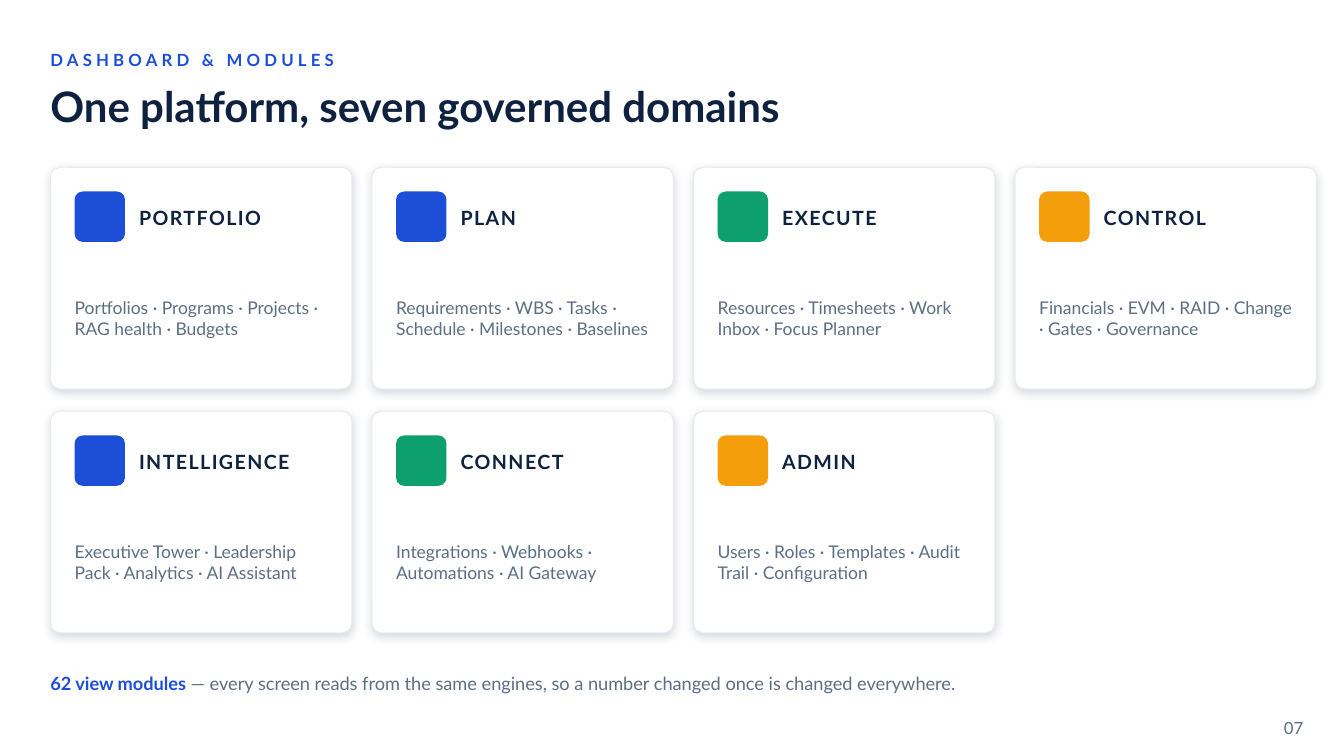
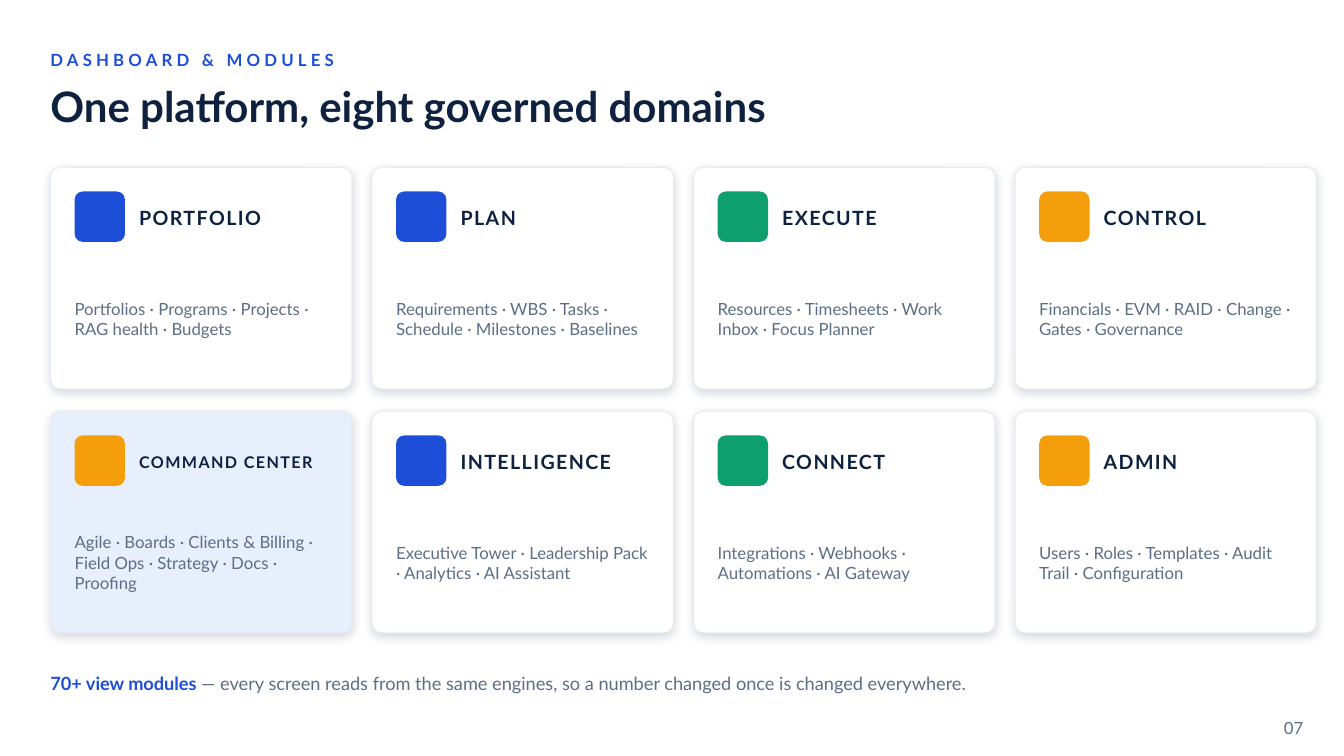
Before and after one commit to KesavSpartan/PM-Control-Tower, a slide deck: slide 7 of Important Documents/SALES-DECK.pptx. Drawn at 1344x756 pixels with LibreOffice and Linux fonts; fonts in the diff are those of the drawing. Boxes give left, top, right and bottom in pixels: in the first picture for what was removed or moved away, otherwise in the second. Text is boxed around its words. In the diff, an @@ line names an element or a change of style, - is before the commit and + after.

```diff
--- a/Important Documents/SALES-DECK.pptx
+++ b/Important Documents/SALES-DECK.pptx
@@ text at [50, 90, 766, 130]: text changed @@
-One platform, seven governed domains
+One platform, eight governed domains
@@ size 12.5 to 12 pt in 4 elements at [75, 302, 300, 338], [396, 302, 638, 335], [718, 302, 943, 335], [1039, 302, 1282, 335] @@
@@ rounded rectangle at [50, 411, 352, 633]: fill #FFFFFF to #E7EEFC @@
@@ rounded rectangle added at [1015, 411, 1317, 633], fill #FFFFFF, outline #E6EBF2 0.75 pt @@
@@ rounded rectangle at [75, 436, 125, 486]: fill #1D4ED8 to #F59E0B @@
@@ rounded rectangle at [396, 436, 447, 486]: fill #0E9F6E to #1D4ED8 @@
@@ rounded rectangle at [718, 436, 768, 486]: fill #F59E0B to #0E9F6E @@
@@ rounded rectangle added at [1040, 436, 1090, 486], fill #F59E0B @@
@@ text at [139, 456, 313, 468]: text changed; size 14 to 11.5 pt @@
-INTELLIGENCE
+COMMAND CENTER
@@ text at [461, 454, 611, 469]: text changed @@
-CONNECT
+INTELLIGENCE
@@ text at [782, 454, 885, 469]: text changed @@
-ADMIN
+CONNECT
@@ text added at [1104, 454, 1178, 469], 14 pt, text #0E2240, bold @@
+ADMIN
@@ text at [75, 535, 305, 592]: text changed; size 12.5 to 12 pt @@
-Executive Tower · Leadership Pack · Analytics · AI Assistant
+Agile · Boards · Clients & Billing · Field Ops · Strategy · Docs · Proofing
@@ text at [396, 546, 648, 582]: text changed; size 12.5 to 12 pt @@
-Integrations · Webhooks · Automations · AI Gateway
+Executive Tower · Leadership Pack · Analytics · AI Assistant
@@ text at [718, 546, 910, 582]: text changed; size 12.5 to 12 pt @@
-Users · Roles · Templates · Audit Trail · Configuration
+Integrations · Webhooks · Automations · AI Gateway
@@ text added at [1039, 546, 1272, 582], 12 pt, text #5D6E85 @@
+Users · Roles · Templates · Audit Trail · Configuration
@@ text at [50, 676, 966, 694]: text changed @@
-62 view modules — every screen reads from the same engines, so a number changed once is changed everywhere.
+70+ view modules — every screen reads from the same engines, so a number changed once is changed everywhere.
```
Also in this commit, not shown: 12 other slides changed, 1 slide added, 49 other files.
